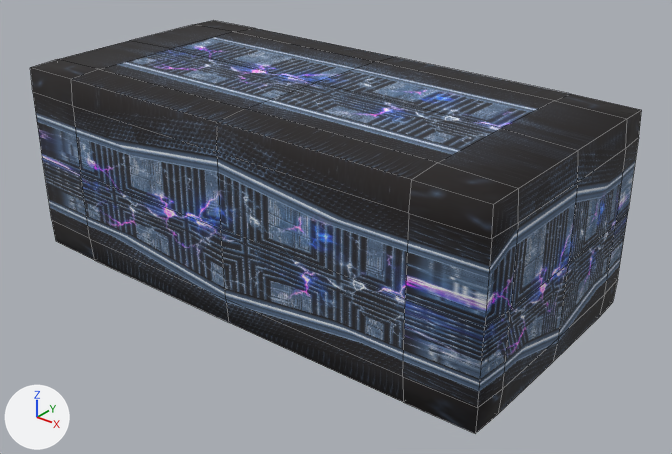
Two versions of the FBX model RocketGame/Assets/modelData/Stage.FBX, one commit apart.
Camera for both pictures: a 50 mm lens placed at (352.0, -420.0, 300.0), pointed at (17.0, -2.0, 41.0). Lighting does not change. The marker at lower left points along +X, +Y and +Z. Mesh edges are drawn as thin lines. Where no turn or scale is listed for an object, it has been applied to the vertices.
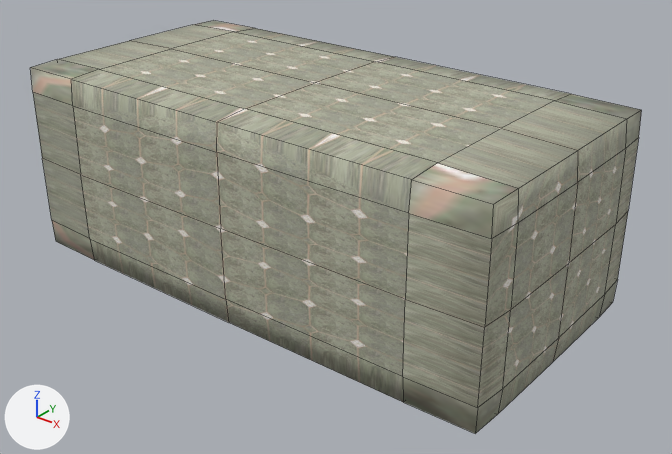
The newer file is also rescaled (x0.562), turned or shifted as a whole; pictures and numbers use the older file's frame.

What differs and where, as boxes [x1, y1, x2, y2] in the pictures (672 x 454 px):
'Box001', surface changed: [30, 20, 642, 434] in both

The edits, one by one:
Picture 'tiles_floor001x16.jpg' (img_tiles_floor001x16_jpg) is new.
Material '01 - Default' (mat_01___default) changes its picture from img_free_cyberpunk_sci_fi_electric_texture_211_jpg to img_tiles_floor001x16_jpg.
